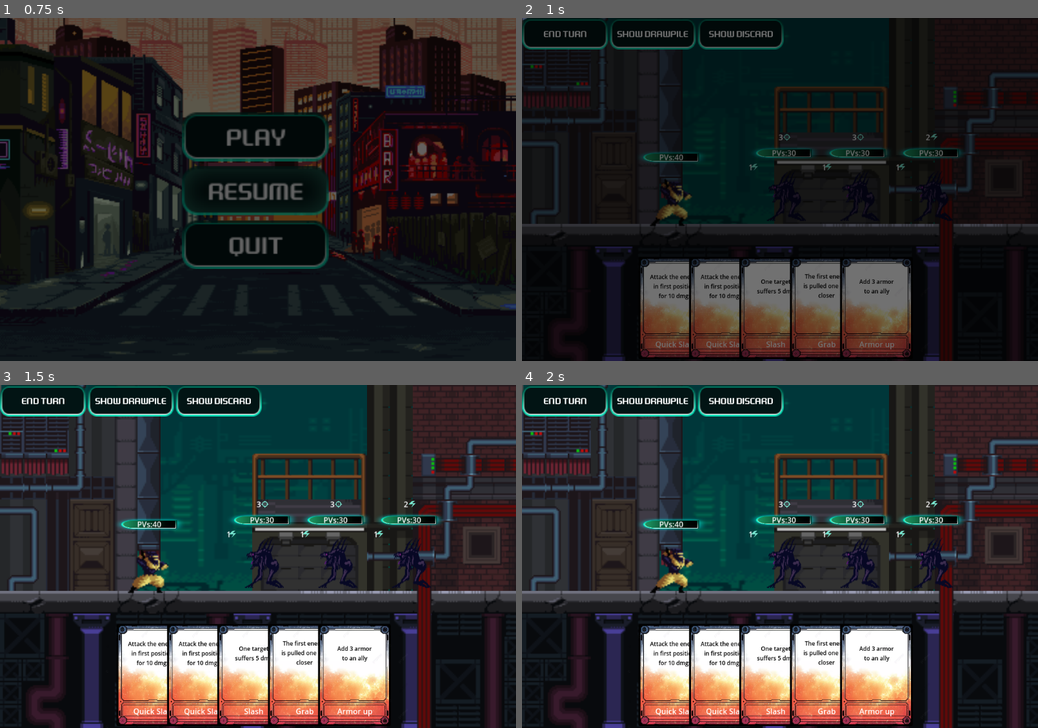
Above: before the commit, frames 1-4 (two rows, left to right).
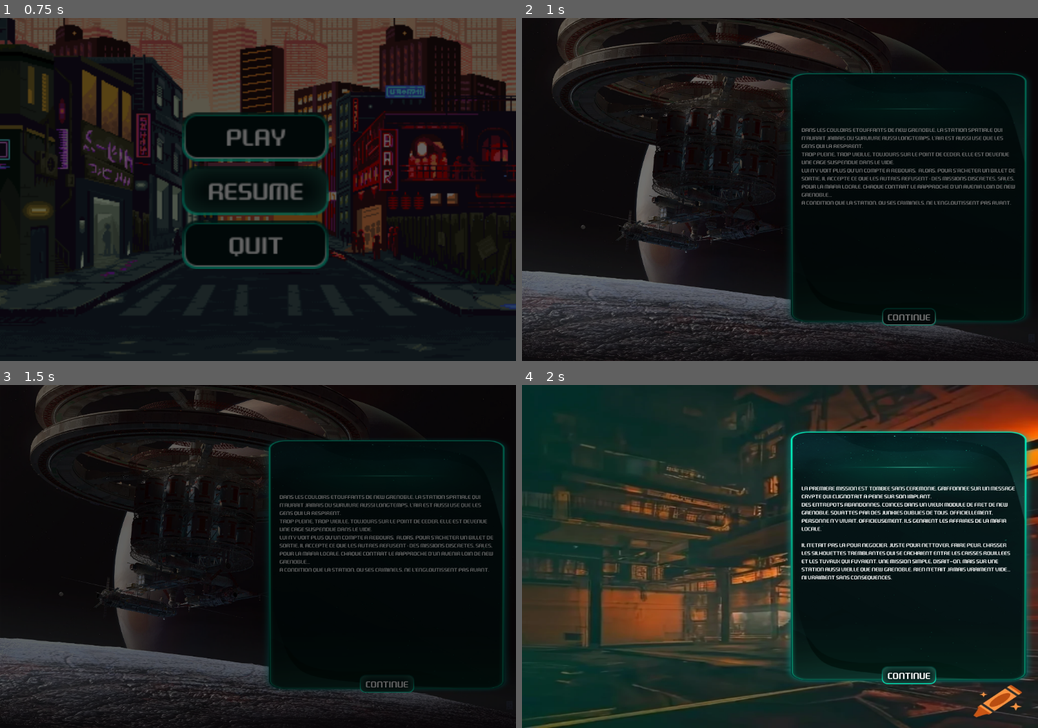
Above: after the commit, the same moments.

Repository: Azhrilla/SlayTheDungeon
Game: Godot game, scene res://UI/main_menu.tscn
Two runs of this game, one before a commit and one after it. Both use one fixed random seed, a clock stepped at 60 frames per second and the inputs below.
Inputs (mouse positions are in pixels of both pictures, inside the frame that each line leads up to):
- Up to frame 1 (0.75 s): click "Resume" at 0.5 s
- Up to frame 2 (1 s): no input
- Up to frame 3 (1.5 s): click (387, 683) at 1.25 s, where only the run after the commit has a clickable "Continue"
- Up to frame 4 (2 s): no input

Frame 1 is identical in both runs. In frame 2, 38% of the frame differs, in the area x 0-100%, y 0-100%; in frame 3, 79%; in frame 4, 77%.

Commit message:
Initial Import of interlude scenes

Diff:
--- a/Game/game_state.gd
+++ b/Game/game_state.gd
@@ -2,4 +2,4 @@
 
 var m_hero:Hero = null
 var m_cards:Array[String] = ["QuickSlash","QuickSlash","QuickSlash","Slash","Slash","Grab","Grab","Defense","Defense","Defense"]
-var m_currentLevel:Array[String] = Globals.m_lvl1
+var m_currentLevel:Array[String] = ["main_menu"]
--- a/Game/play_level.gd
+++ b/Game/play_level.gd
@@ -1,6 +1,5 @@
 extends Node2D
 
-var enemyScene:PackedScene = preload("res://Enemies/enemy_flame.tscn")
 var m_enemies:Array[Character] = []
 var m_turnOver:bool = false
 enum turnState{ROUND_START,PLAYER_START,PLAYER_END,MONSTER_START,MONSTER_PLAY,MONSTER_END,ROUND_END,NONE}
--- /dev/null
+++ b/Interludes/act_1_bloc_1_scene_1.tscn
@@ -0,0 +1,29 @@
+[gd_scene load_steps=3 format=3 uid="uid://d0xggmt28dhm3"]
+
+[ext_resource type="PackedScene" uid="uid://54escbuu8bro" path="res://Interludes/interlude_scene.tscn" id="1_rwfia"]
+[ext_resource type="Texture2D" uid="uid://dksv6fuplfpci" path="res://Graphics/Bordel/interludes/station.webp" id="2_1r1ou"]
+
+[node name="Act1_Bloc1_Scene1" instance=ExtResource("1_rwfia")]
+
+[node name="TextureRect" parent="." index="0"]
+texture = ExtResource("2_1r1ou")
+
+[node name="TextureRect2" parent="." index="1"]
+grow_horizontal = 1
+grow_vertical = 1
+
+[node name="Label" parent="TextureRect2" index="0"]
+offset_left = -225.0
+offset_top = -150.0
+offset_right = 225.0
+offset_bottom = 150.0
+text = "Dans les couloirs étouffants de New Grenoble, la station spatiale qui n’aurait jamais dû survivre aussi longtemps, l’air est aussi usé que les gens qui la respirent.
+Trop pleine, trop vieille, toujours sur le point de céder, elle est devenue une cage suspendue dans le vide.
+Lui n’y voit plus qu’un compte à rebours.  Alors, pour s’acheter un billet de sortie, il accepte ce que les autres refusent : des missions discrètes, sales, pour la mafia locale. Chaque contrat le rapproche d’un avenir loin de New Grenoble…
+à condition que la station, ou ses criminels, ne l’engloutissent pas avant."
+
+[node name="ButtonNext" parent="TextureRect2" index="1"]
+offset_left = -57.0
+offset_right = 57.0
+
+[connection signal="pressed" from="TextureRect2/ButtonNext" to="." method="_on_button_next_pressed"]
--- /dev/null
+++ b/Interludes/act_1_bloc_1_scene_2.tscn
@@ -0,0 +1,15 @@
+[gd_scene load_steps=3 format=3 uid="uid://dog84ky2abu2p"]
+
+[ext_resource type="PackedScene" uid="uid://54escbuu8bro" path="res://Interludes/interlude_scene.tscn" id="1_4ij84"]
+[ext_resource type="Texture2D" uid="uid://dmyysds7fch78" path="res://Graphics/Bordel/interludes/entrepot.webp" id="2_w4o4e"]
+
+[node name="Act1_Bloc1_Scene2" instance=ExtResource("1_4ij84")]
+
+[node name="TextureRect" parent="." index="0"]
+texture = ExtResource("2_w4o4e")
+
+[node name="Label" parent="TextureRect2" index="0"]
+text = "La première mission est tombée sans cérémonie, griffonnée sur un message crypté qui clignotait à peine sur son implant.
+Des entrepôts abandonnés, coincés dans un vieux module de fret de New Grenoble, squattés par des junkies oubliés de tous. Officiellement, personne n’y vivait. Officieusement, ils gênaient les affaires de la mafia locale.
+
+Il n’était pas là pour négocier. Juste pour nettoyer, faire peur, chasser les silhouettes tremblantes qui se cachaient entre les caisses rouillées et les tuyaux qui fuyaient. Une mission simple, disait-on. Mais sur une station aussi vieille que New Grenoble, rien n’était jamais vraiment vide… ni vraiment sans conséquences."
--- /dev/null
+++ b/Interludes/interlude_scene.gd
@@ -0,0 +1,4 @@
+extends Control
+
+func _on_button_next_pressed() -> void:
+	TransitionLayer.goToNextLevel()
--- /dev/null
+++ b/Interludes/interlude_scene.tscn
@@ -0,0 +1,92 @@
+[gd_scene load_steps=8 format=3 uid="uid://54escbuu8bro"]
+
+[ext_resource type="Texture2D" uid="uid://unk678wwkvuo" path="res://Graphics/UI/Card X1.png" id="1_7e63x"]
+[ext_resource type="Script" uid="uid://b0p0ukmcojf23" path="res://Interludes/interlude_scene.gd" id="1_f665n"]
+[ext_resource type="Theme" uid="uid://cd80bws3txap5" path="res://UI/ui_theme.tres" id="1_kl1j2"]
+[ext_resource type="Texture2D" uid="uid://dcyo3w2yufkom" path="res://Graphics/UI/Buttons/Button Normal.png" id="3_iibug"]
+[ext_resource type="Texture2D" uid="uid://df5slpovx00bd" path="res://Graphics/UI/Buttons/Button Active.png" id="4_f665n"]
+[ext_resource type="Texture2D" uid="uid://cucvqy18cqvf3" path="res://Graphics/UI/Buttons/Button Hover.png" id="5_ljedp"]
+[ext_resource type="Texture2D" uid="uid://btejq1114ow7w" path="res://Graphics/UI/Buttons/Button Disable.png" id="6_neoe5"]
+
+[node name="InterludeScene" type="Control"]
+layout_mode = 3
+anchors_preset = 15
+anchor_right = 1.0
+anchor_bottom = 1.0
+grow_horizontal = 2
+grow_vertical = 2
+script = ExtResource("1_f665n")
+
+[node name="TextureRect" type="TextureRect" parent="."]
+layout_mode = 1
+anchors_preset = 15
+anchor_right = 1.0
+anchor_bottom = 1.0
+grow_horizontal = 2
+grow_vertical = 2
+expand_mode = 2
+
+[node name="TextureRect2" type="TextureRect" parent="."]
+layout_mode = 1
+anchors_preset = -1
+anchor_left = 0.5
+anchor_top = 0.15
+anchor_right = 1.0
+anchor_bottom = 0.85
+grow_horizontal = 0
+grow_vertical = 2
+texture = ExtResource("1_7e63x")
+expand_mode = 4
+
+[node name="Label" type="Label" parent="TextureRect2"]
+custom_minimum_size = Vector2(450, 300)
+layout_mode = 1
+anchors_preset = 8
+anchor_left = 0.5
+anchor_top = 0.5
+anchor_right = 0.5
+anchor_bottom = 0.5
+offset_left = -20.0
+offset_top = -11.5
+offset_right = 20.0
+offset_bottom = 11.5
+grow_horizontal = 2
+grow_vertical = 2
+theme = ExtResource("1_kl1j2")
+theme_override_font_sizes/font_size = 12
+autowrap_mode = 3
+
+[node name="ButtonNext" type="TextureButton" parent="TextureRect2"]
+layout_mode = 1
+anchors_preset = 7
+anchor_left = 0.5
+anchor_top = 1.0
+anchor_right = 0.5
+anchor_bottom = 1.0
+offset_left = -20.0
+offset_top = -40.0
+offset_right = 20.0
+grow_horizontal = 2
+grow_vertical = 0
+texture_normal = ExtResource("3_iibug")
+texture_pressed = ExtResource("4_f665n")
+texture_hover = ExtResource("5_ljedp")
+texture_disabled = ExtResource("6_neoe5")
+
+[node name="Label" type="Label" parent="TextureRect2/ButtonNext"]
+layout_mode = 1
+anchors_preset = 8
+anchor_left = 0.5
+anchor_top = 0.5
+anchor_right = 0.5
+anchor_bottom = 0.5
+offset_left = -45.0
+offset_top = -11.5
+offset_right = 45.0
+offset_bottom = 11.5
+grow_horizontal = 2
+grow_vertical = 2
+theme = ExtResource("1_kl1j2")
+text = "Continue"
+
+[connection signal="pressed" from="TextureRect2/ButtonNext" to="." method="_on_button_next_pressed"]
--- a/UI/main_menu.gd
+++ b/UI/main_menu.gd
@@ -4,7 +4,7 @@
 
 func _on_start_game_button_pressed() -> void:
 	GpState.m_hero = heroScene.instantiate()
-	TransitionLayer.switchLevel(Globals.m_playLevel)
+	TransitionLayer.goToNextLevel()
 
 func _on_quit_button_pressed() -> void:
 	get_tree().quit()
--- a/UI/transition_layer.gd
+++ b/UI/transition_layer.gd
@@ -5,11 +5,25 @@
 	$ColorRect.modulate = Color(0,0,0,0)
 
 func goToNextLevel()->void:
+
 	if GpState.m_currentLevel == Globals.m_lvl1:
 		GpState.m_currentLevel = Globals.m_lvl2
 		TransitionLayer.switchLevel(Globals.m_playLevel)
+
 	elif GpState.m_currentLevel == Globals.m_lvl2:
 		GpState.m_currentLevel = Globals.m_lvl3
+		TransitionLayer.switchLevel(Globals.m_playLevel)
+
+	elif GpState.m_currentLevel == ["main_menu"]:
+		GpState.m_currentLevel = ["interlude1"]
+		TransitionLayer.switchLevel(Globals.m_interlude1)
+
+	elif GpState.m_currentLevel == ["interlude1"]:
+		GpState.m_currentLevel = ["interlude2"]
+		TransitionLayer.switchLevel(Globals.m_interlude2)
+
+	elif GpState.m_currentLevel == ["interlude2"]:
+		GpState.m_currentLevel = Globals.m_lvl1
 		TransitionLayer.switchLevel(Globals.m_playLevel)
 	else:
 		TransitionLayer.switchLevel(Globals.m_victoryLevel)
--- a/globals.gd
+++ b/globals.gd
@@ -12,6 +12,9 @@
 var m_victoryLevel = "res://UI/victory.tscn"
 
 
+var m_interlude1 = "res://Interludes/act_1_bloc_1_scene_1.tscn"
+var m_interlude2 = "res://Interludes/act_1_bloc_1_scene_2.tscn"
+
 var m_lvl1:Array[String] = ["Flame","Flame","Flame"]
 var m_lvl2:Array[String] = ["Caillou","Caillou","Caillou"]
 var m_lvl3:Array[String] = ["Sniper"]
Binary file added: Graphics/Bordel/interludes/entrepot.webp
Not shown, added: Graphics/Bordel/interludes/entrepot.webp.import
Binary file added: Graphics/Bordel/interludes/station.webp
Not shown, added: Graphics/Bordel/interludes/station.webp.import
Not shown, added: Interludes/interlude_scene.gd.uid
